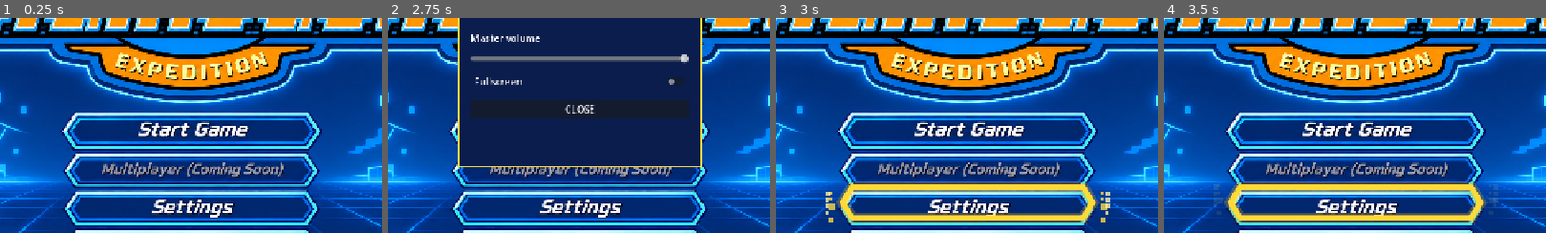
Above: before the commit, frames 1-4 (left to right).
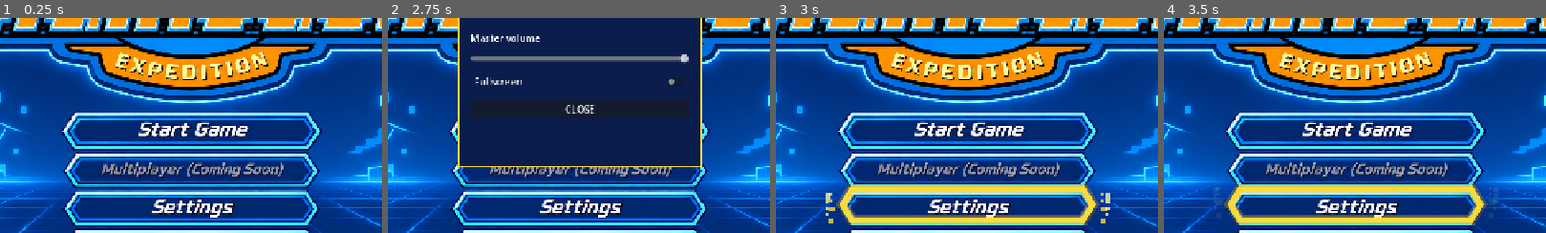
Above: after the commit, the same moments.

Repository: balaxguns/Digirogue-Coop
Game: Godot game, scene res://scenes/title.tscn
Same seed, same stepped clock (60 frames per second), same inputs: the game is played once before the commit and once after it.
Inputs (mouse positions are % of the whole screen's width and height, from its top left):
- Up to frame 1 (0.25 s): no input
- Up to frame 2 (2.75 s): click (50, 62) at 0.52 s; click "Title screen" at 1.25 s; click (50, 79) at 2.02 s
- Up to frame 3 (3 s): click (50, 80) at 2.77 s
- Up to frame 4 (3.5 s): no input
The pictures show only the part of the screen within x 25-75%, y 36-86%; the shares and areas given below are measured in that part.

Frames 1-2 are identical in both runs. In frame 3, 6.1% of the frame differs, in the area x 13-88%, y 76-97%; in frame 4, 6.1%.

Commit message:
Lower secondary title menu hover bounds by three pixels

Diff:
--- a/scripts/title.gd
+++ b/scripts/title.gd
@@ -18,9 +18,9 @@
 	art.mouse_filter = Control.MOUSE_FILTER_IGNORE
 	add_child(art)
 	_add_menu_button("Start Game", Rect2(550, 544, 565, 78), func(): get_tree().change_scene_to_file("res://scenes/hub.tscn"))
-	_add_menu_button("Multiplayer", Rect2(558, 631, 555, 72), Callable(), true)
-	_add_menu_button("Settings", Rect2(558, 709, 555, 73), func(): settings_panel.visible = not settings_panel.visible)
-	_add_menu_button("Quit Game", Rect2(558, 789, 555, 77), func(): get_tree().quit())
+	_add_menu_button("Multiplayer", Rect2(558, 634, 555, 72), Callable(), true)
+	_add_menu_button("Settings", Rect2(558, 712, 555, 73), func(): settings_panel.visible = not settings_panel.visible)
+	_add_menu_button("Quit Game", Rect2(558, 792, 555, 77), func(): get_tree().quit())
 	_create_settings()
 
 func _add_menu_button(_caption: String, bounds: Rect2, action: Callable, unavailable: bool = false) -> void:
